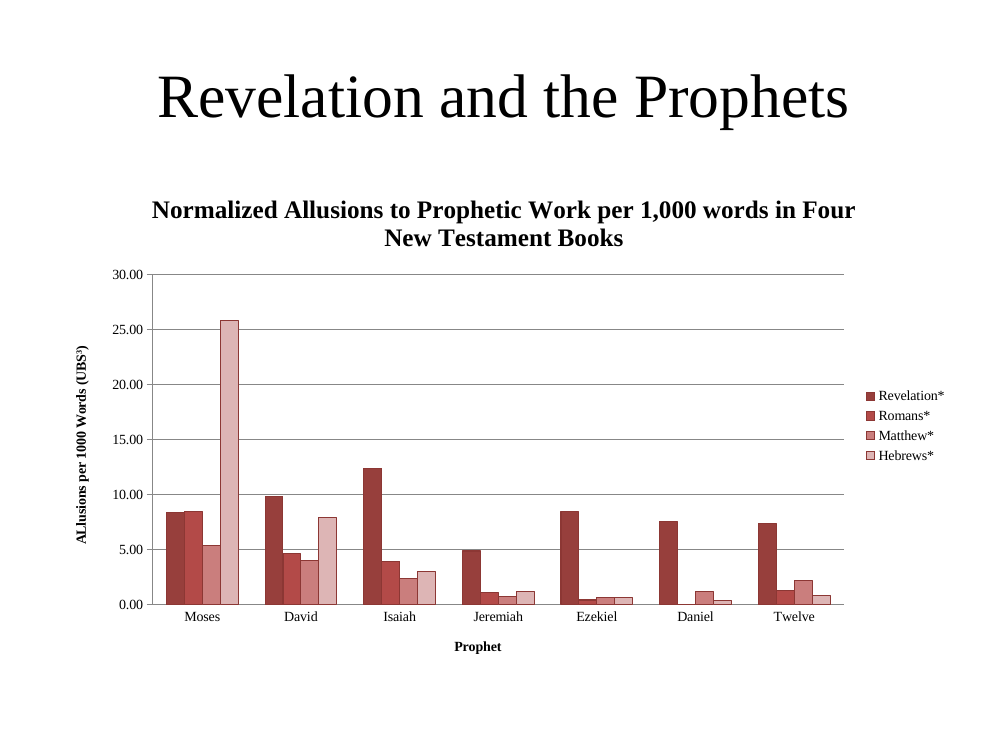
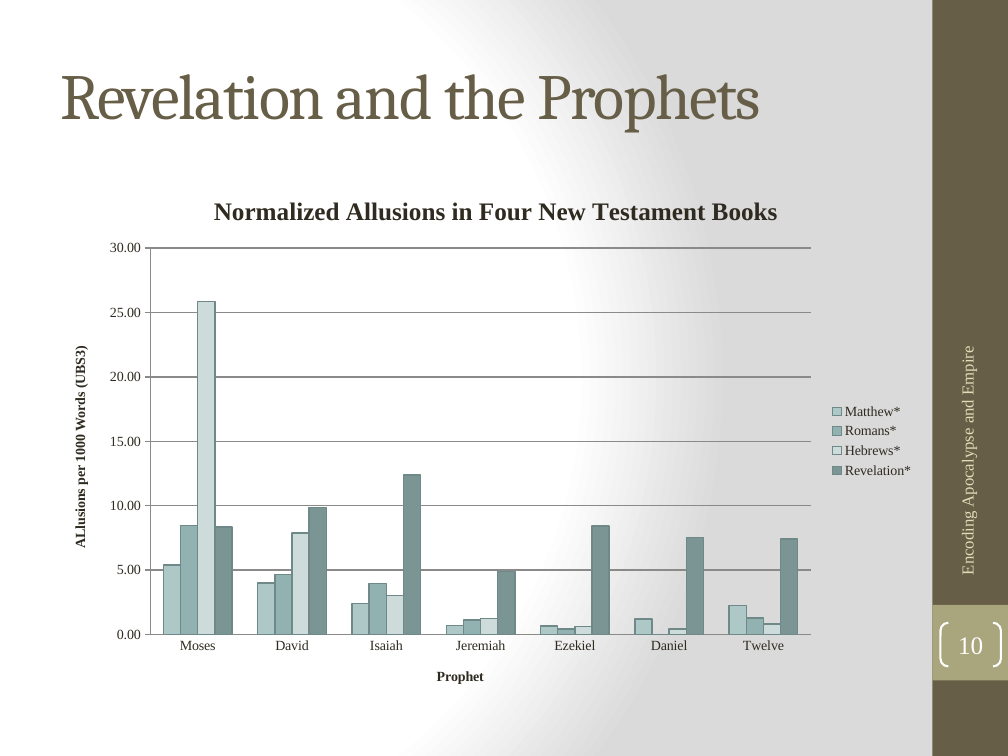
Before and after one commit to EncodingRevelation/revelation, a slide deck: slide 10 of slides/encoding apocalypse and empire ppt.pptx (slide 7 before the commit). Drawn at 1008x756 pixels with LibreOffice and Linux fonts; fonts in the diff are those of the drawing. Boxes give left, top, right and bottom in pixels: in the first picture for what was removed or moved away, otherwise in the second. Text is boxed around its words. In the diff, an @@ line names an element or a change of style, - is before the commit and + after.

```diff
--- a/slides/encoding apocalypse and empire ppt.pptx
+++ b/slides/encoding apocalypse and empire ppt.pptx
@@ background #FFFFFF to gradient #FFFFFF to #DADADA @@
@@ rectangle added at (932,0,1008,756), fill #675E47 @@
@@ title "Revelation and the Prophets" at (60,74,762,133): size 44 to 46 pt, font Times New Roman to Cambria, text colour #000000 to #675E47, letter spacing 0 to -1 pt; alignment centre to left @@
@@ column chart at (50,176,924,706) @@
@@ title "Normalized Allusions to Prophetic Work per 1,000 words in Four New Testament Books" to "Normalized Allusions in Four New Testament Books" @@
-Revelation*: 8.3, 9.8, 12.4, 4.9, 8.4, 7.5, 7.4
+Matthew*: 5.4, 4, 2.4, 0.7, 0.7, 1.2, 2.2
@@ colour of Matthew* #4F81BD to #D2CB6C @@
@@ colour of Romans* #C0504D to #9CBEBD @@
-Matthew*: 5.4, 4, 2.4, 0.7, 0.7, 1.2, 2.2
+Hebrews*: 25.8, 7.9, 3, 1.2, 0.6, 0.4, 0.8
@@ colour of Hebrews* #9BBB59 to #95A39D @@
-Hebrews*: 25.8, 7.9, 3, 1.2, 0.6, 0.4, 0.8
+Revelation*: 8.3, 9.8, 12.4, 4.9, 8.4, 7.5, 7.4
@@ colour of Revelation* #8064A2 to #A9A57C @@
@@ lettering changed @@
@@ column chart: place and size @@
-column chart at (50,176,958,675)
+column chart at (50,176,924,706)
@@ text added at (959,350,978,573), 12 pt, text #DFDCB7 @@
+Encoding Apocalypse and Empire
@@ rectangle added at (932,605,1008,680), fill #A9A57C @@
@@ page number added at (940,623,1001,666), outline #FFFFFF 1.5 pt, 18 pt, text #FFFFFF @@
+10
```
Also in this commit, not shown: 8 other slides changed, 6 slides added, 2 slides removed, 18 other files.
